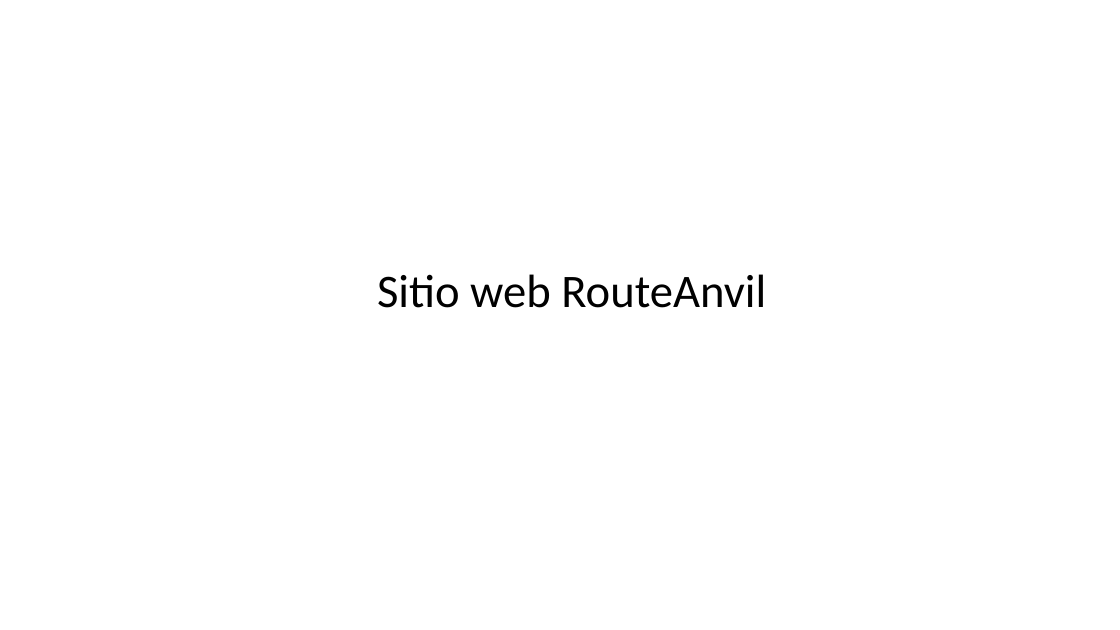
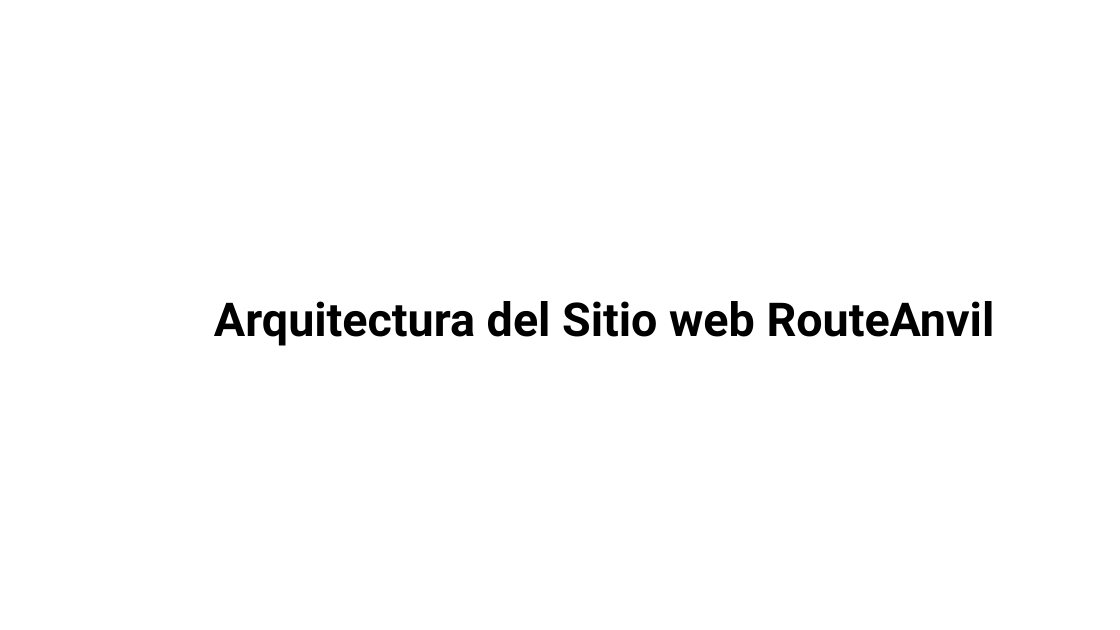
Before and after one commit to Ikvillaseca/capstoneADI, a slide deck: slide 13 of Fase 3/Evidencias Grupales/Presentación Final del proyecto (Español).pptx (slide 12 before the commit). Drawn at 1120x630 pixels with LibreOffice and Linux fonts; fonts in the diff are those of the drawing; background and template pictures are left out. Boxes give left, top, right and bottom in pixels: in the first picture for what was removed or moved away, otherwise in the second. Text is boxed around its words. In the diff, an @@ line names an element or a change of style, - is before the commit and + after.

```diff
--- a/Fase 3/Evidencias Grupales/Presentación Final del proyecto (Español).pptx
+++ b/Fase 3/Evidencias Grupales/Presentación Final del proyecto (Español).pptx
@@ title at [214, 301, 995, 346]: text changed; font Calibri to Roboto; bold on @@
-Sitio web RouteAnvil
+Arquitectura del Sitio web RouteAnvil
```
Also in this commit, not shown: 19 other slides changed, 15 slides added, 4 slides removed.
